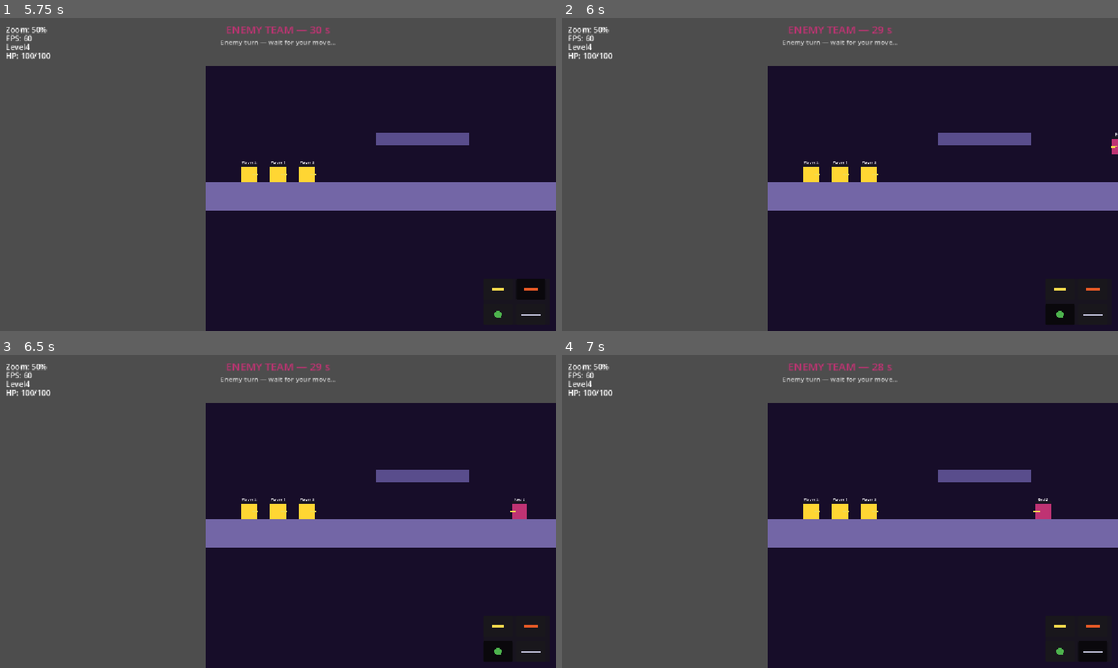
Above: before the commit, frames 1-4 (two rows, left to right).
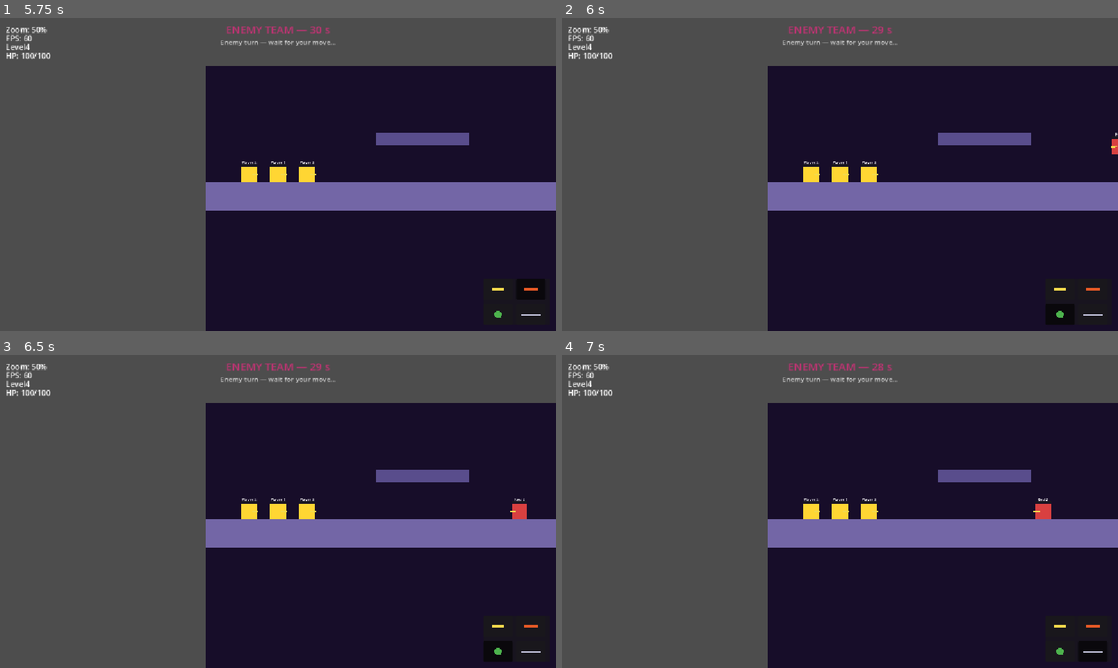
Above: after the commit, the same moments.

Repository: SDVGames-Studio/forms
Game: Godot game, scene res://Main.tscn
The game is run twice, just before and just after one commit, with the same random seed, the same clock (stepped at 60 frames per second) and the same inputs.
Inputs (mouse positions are in pixels of both pictures, inside the frame that each line leads up to):
- Up to frame 1 (5.75 s): click "New game" at 0.5 s; click "Level 4" at 1.25 s; click "Normal" at 2 s; click "Normal" at 2.75 s; click "START" at 3.5 s; click (500, 290) at 4.27 s; click (528, 290) at 5.02 s
- Up to frame 2 (6 s): click (1062, 315) at 5.77 s
- Up to frame 3 (6.5 s): no input
- Up to frame 4 (7 s): click (1090, 652) at 6.52 s

Frame 1 is identical in both runs. In frame 2, less than 0.1% of the frame differs, in the area x 98-100%, y 38-44%; in frame 3, 0.1%; in frame 4, 0.1%, in the area x 85-88%, y 47-53%.

Commit message:
fix: give each Level4 NPC team its own team_color (#163)

Diff:
--- a/Level4.tscn
+++ b/Level4.tscn
@@ -158,6 +158,7 @@
 collision_mask = 1
 script = ExtResource("3_npc")
 display_name = "Red 1"
+team_color = Color(0.85, 0.25, 0.25, 1)
 gravity_dir = -1.0
 center_line_y = 540.0
 
@@ -177,6 +178,7 @@
 collision_mask = 1
 script = ExtResource("3_npc")
 display_name = "Red 2"
+team_color = Color(0.85, 0.25, 0.25, 1)
 gravity_dir = -1.0
 center_line_y = 540.0
 
@@ -196,6 +198,7 @@
 collision_mask = 1
 script = ExtResource("3_npc")
 display_name = "Red 3"
+team_color = Color(0.85, 0.25, 0.25, 1)
 gravity_dir = -1.0
 center_line_y = 540.0
 
@@ -215,6 +218,7 @@
 collision_mask = 1
 script = ExtResource("3_npc")
 display_name = "Green 1"
+team_color = Color(0.25, 0.75, 0.35, 1)
 gravity_dir = -1.0
 center_line_y = 540.0
 
@@ -234,6 +238,7 @@
 collision_mask = 1
 script = ExtResource("3_npc")
 display_name = "Green 2"
+team_color = Color(0.25, 0.75, 0.35, 1)
 gravity_dir = -1.0
 center_line_y = 540.0
 
@@ -253,6 +258,7 @@
 collision_mask = 1
 script = ExtResource("3_npc")
 display_name = "Green 3"
+team_color = Color(0.25, 0.75, 0.35, 1)
 gravity_dir = -1.0
 center_line_y = 540.0
 
@@ -272,6 +278,7 @@
 collision_mask = 1
 script = ExtResource("3_npc")
 display_name = "Blue 1"
+team_color = Color(0.25, 0.45, 0.9, 1)
 gravity_dir = -1.0
 center_line_y = 540.0
 
@@ -291,6 +298,7 @@
 collision_mask = 1
 script = ExtResource("3_npc")
 display_name = "Blue 2"
+team_color = Color(0.25, 0.45, 0.9, 1)
 gravity_dir = -1.0
 center_line_y = 540.0
 
@@ -310,6 +318,7 @@
 collision_mask = 1
 script = ExtResource("3_npc")
 display_name = "Blue 3"
+team_color = Color(0.25, 0.45, 0.9, 1)
 gravity_dir = -1.0
 center_line_y = 540.0
 
